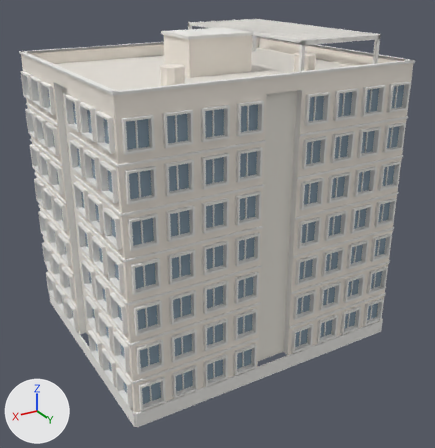
The FBX model Assets/Models/Buildings/Hostel_Chain_1.fbx: old version first, new version second.
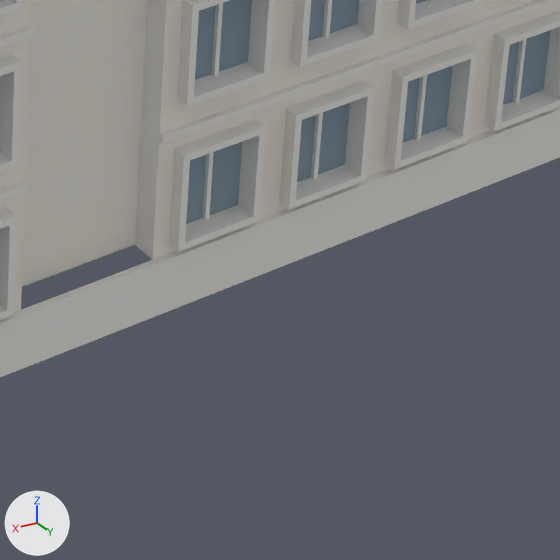
Each version appears first whole from a 50 mm camera at (26.6, 45.98, 32.2) aimed at (0.15, 1.89, 10.16), and next in a close-up on the part from 58% to 87% of the width and 66% to 95% of the height. Lighting does not change. The marker at lower left points along +X, +Y and +Z. The first two pictures are the older version. Where no turn or scale is listed for an object, it has been applied to the vertices. Vertices at exactly the same position are counted once.

The scene before the commit, as lines of its bpy script (objects in view):
```python
me_hostel_chain_1 = bpy.data.meshes.new('Hostel_Chain_1')
me_hostel_chain_1.from_pydata(...)  # 8336 vertices, 5892 faces; spans x -13.3..13.3, y -11.3..11.3, z -0.8..27.0
# faces by material slot: [2, 4872, 4, 818, 196]
me_hostel_chain_1.materials.append(mat_roof)  # white #e7e2da
me_hostel_chain_1.materials.append(mat_concrete)  # white #efedea
me_hostel_chain_1.materials.append(mat_jali)  # white #efebe2
me_hostel_chain_1.materials.append(mat_plaster)  # white #f3ece2
me_hostel_chain_1.materials.append(mat_glass)  # greyish blue #899ead
ob_hostel_chain_1 = bpy.data.objects.new('Hostel_Chain_1', me_hostel_chain_1)
ob_hostel_chain_1.location = (0.0, 0.0, 0.0)
```
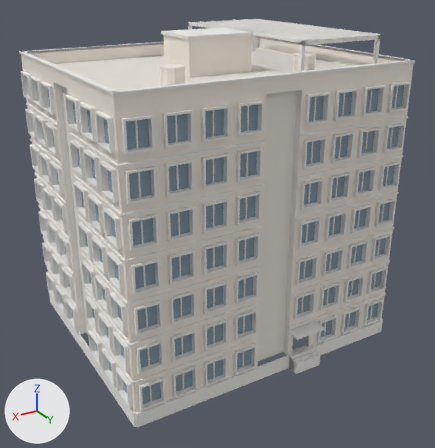
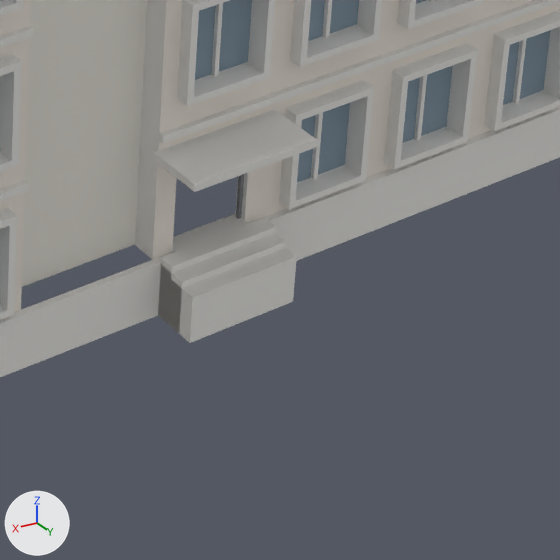
Location of each change, [x1, y1, x2, y2] in pixels of the close-ups (560 x 560 px):
```json
{"part": 1, "of": "me_hostel_chain_1", "change": "added", "after": [154, 110, 317, 192]}
{"part": 2, "of": "me_hostel_chain_1", "change": "added", "after": [236, 174, 244, 219], "on screen": "mostly hidden"}
{"part": 3, "of": "me_hostel_chain_1", "change": "added", "after": [158, 219, 297, 343]}
{"part": 4, "of": "me_hostel_chain_1", "change": "deleted", "before": [202, 152, 213, 221]}
{"part": 5, "of": "me_hostel_chain_1", "change": "reshaped", "before": [152, 105, 272, 260], "after": [152, 105, 272, 260]}
```

Edits to the scene script, one JSON object a line:
```json
{"op": "add", "block": "mat_metal", "code": ["mat_metal = principled_material('Metal')", "mat_metal.base_color = (0.22, 0.23, 0.24)  # grey #818486", "mat_metal.roughness = 0.8"]}
{"block": "me_hostel_chain_1", "where": "# used by ob_hostel_chain_1; location = (0.0, 0.0, 0.0)"}
{"op": "remove", "block": "me_hostel_chain_1", "code": "me_hostel_chain_1.from_pydata(...)  # 8336 vertices, 5892 faces; spans x -13.3..13.3, y -11.3..11.3, z -0.8..27.0"}
{"op": "add", "block": "me_hostel_chain_1", "code": "me_hostel_chain_1.from_pydata(...)  # 8360 vertices, 5903 faces; spans x -13.3..13.3, y -11.3..12.3, z -0.8..27.0"}
{"block": "me_hostel_chain_1", "change": "me_hostel_chain_1 part 1: the loose piece of 8 vertices spanning x -13.1..13.1, y 10.7..11.1, z 24.9..25.1 is copied, and the copy is scaled about its middle by (0.117, 3.25, 0.944), then moved by (-3.0, 0.7, -22.0); it spans x -4.6..-1.5, y 11.0..12.3, z 2.9..3.1"}
{"block": "me_hostel_chain_1", "change": "me_hostel_chain_1 part 2: a new loose piece of 20 vertices spanning x -4.0..-2.1, y 10.8..10.9, z 0.6..2.7, in mat_metal (grey #818486)"}
{"block": "me_hostel_chain_1", "change": "me_hostel_chain_1 part 3: a new loose piece of 20 vertices spanning x -4.3..-1.7, y 11.1..12.2, z -0.8..0.6, in mat_concrete (white #efedea)"}
{"block": "me_hostel_chain_1", "change": "me_hostel_chain_1 part 4: the loose piece of 8 vertices spanning x -3.1..-3.0, y 10.8..10.9, z 0.9..2.8 is deleted"}
{"block": "me_hostel_chain_1", "change": "me_hostel_chain_1 part 5"}
{"block": "me_hostel_chain_1", "change": "30 vertices are removed from x -4.1..-1.6, y 10.8..11.3, z 0.7..3.0"}
{"block": "me_hostel_chain_1", "change": "25 faces are deleted"}
{"block": "me_hostel_chain_1", "change": "7 vertices are added at x -4.0, y 10.7..11.1, z 0.5..3.4"}
{"block": "me_hostel_chain_1", "change": "7 new vertices lie (1.9, 0.0, 0.0) away from vertices in x -4.0, y 10.7..11.1, z 0.5..3.4"}
{"block": "me_hostel_chain_1", "change": "3 new faces join them, mat_plaster (white #f3ece2)"}
{"block": "me_hostel_chain_1", "change": "5 new faces join them, mat_concrete (white #efedea)"}
{"op": "add", "block": "me_hostel_chain_1", "code": "me_hostel_chain_1.materials.append(mat_metal)  # grey #818486"}
```
